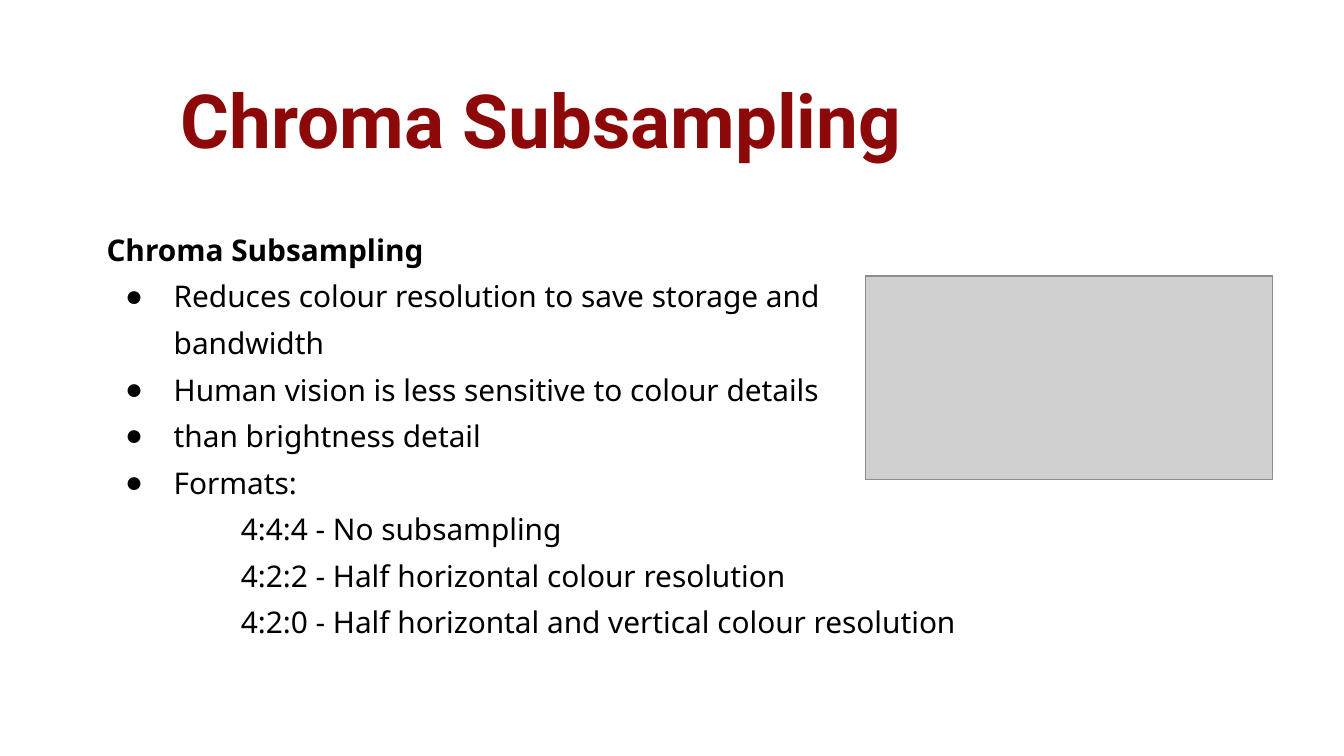
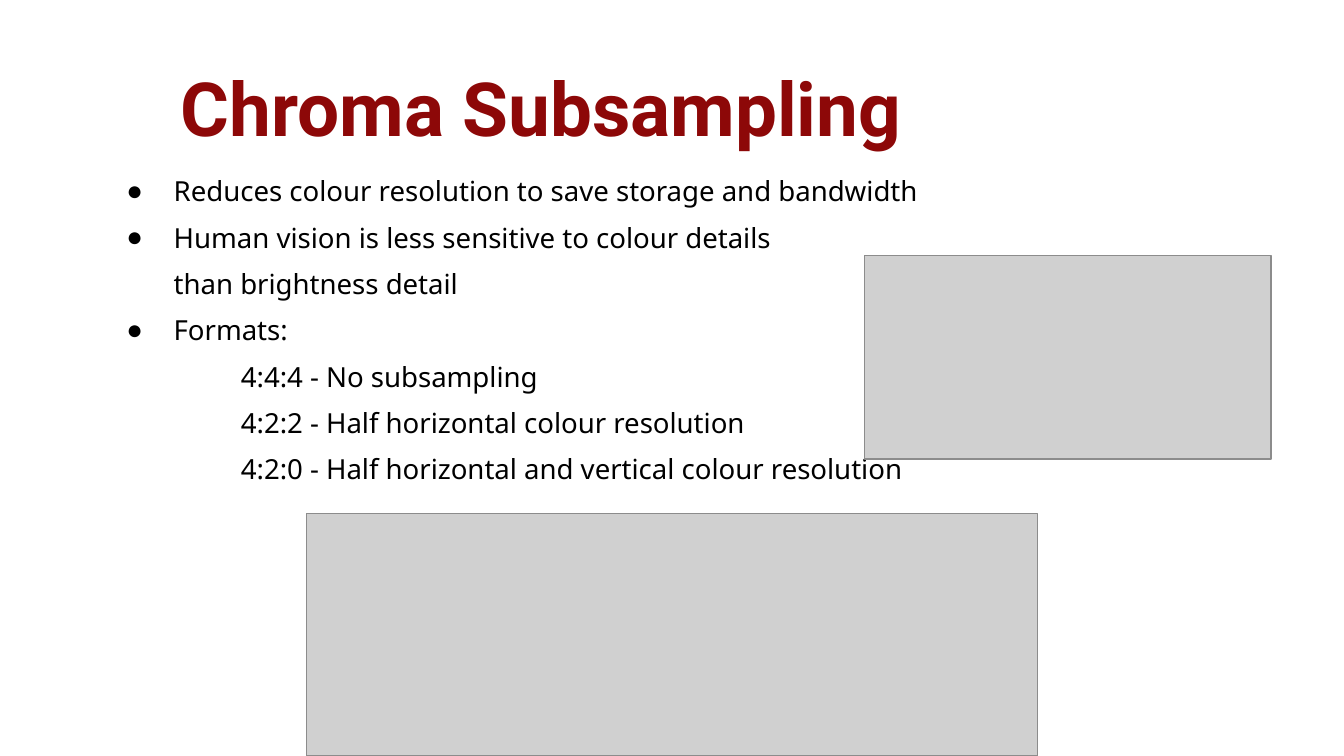
Before and after one commit to romeybajada/cv_colour_models, a slide deck: slide 15 of slides.pptx (slide 16 before the commit). Drawn at 1344x756 pixels with LibreOffice and Linux fonts; fonts in the diff are those of the drawing; grey boxes stand for pictures; background and template pictures are left out. Boxes give left, top, right and bottom in pixels: in the first picture for what was removed or moved away, otherwise in the second. Text is boxed around its words. In the diff, an @@ line names an element or a change of style, - is before the commit and + after.

Commit message:
Updated slides

```diff
--- a/slides.pptx
+++ b/slides.pptx
@@ title "Chroma Subsampling" moved from (x1=181, y1=92, x2=901, y2=164) to (x1=181, y1=80, x2=901, y2=152) @@
@@ subtitle "Reduces colour resolution to save ..." moved from (x1=107, y1=238, x2=956, y2=634) to (x1=174, y1=180, x2=917, y2=480) @@
@@ subtitle "Reduces colour resolution to save ..." at (x1=174, y1=180, x2=917, y2=480): size 16 to 14.8 pt; indent changed; line spacing 1.3 to 1.4; bullet ● to none @@
@@ subtitle at (x1=107, y1=238, x2=423, y2=269): paragraph removed @@
-Chroma Subsampling
@@ picture moved from (x1=866, y1=276, x2=1273, y2=480) to (x1=864, y1=255, x2=1271, y2=460) @@
@@ picture added at (x1=306, y1=513, x2=1038, y2=755) @@
```
Also in this commit, not shown: 3 other slides changed, 1 slide added, 2 slides removed, 2 other files.
